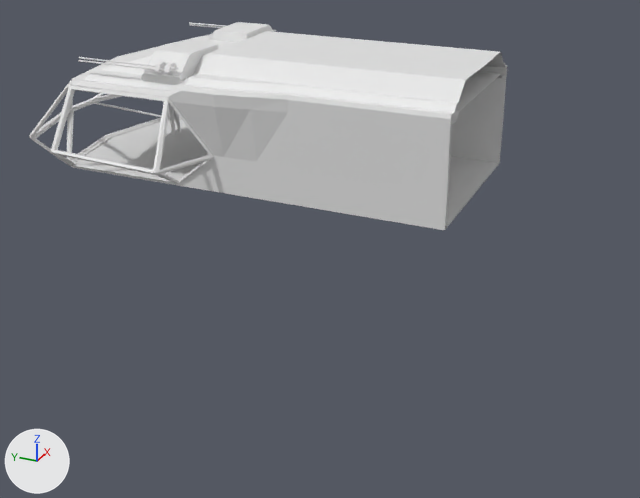
Two versions of the Blender file Assets/Models/mothership.blend, one commit apart.
Before and after are seen from a 50 mm lens placed at (-10.83, -6.15, 3.94), pointed at (-0.21, -1.37, -1.37). The lights are fixed; the arrows at lower left show +X, +Y and +Z.

The older version as bpy lines, for what is in view:
```python
me_cube = bpy.data.meshes.new('Cube')
me_cube.from_pydata(...)  # 423 vertices, 372 faces; spans x 0.0..2.21, y -3.52..2.85, z -0.25..1.49
me_polysurface11_polysurface12 = bpy.data.meshes.new('polySurface11 polySurface12')
me_polysurface11_polysurface12.from_pydata(...)  # 766 vertices, 1126 faces; spans x -4.0..4.0, y 0.0..21.6, z -2.2..1.6
me_polysurface11_polysurface12.polygons.foreach_set('use_smooth', [True] * 1126)
me_polysurface11_polysurface12.materials.append(mat_initialshadinggroup)  # white #e7e7e7
ob_cube = bpy.data.objects.new('Cube', me_cube)
ob_cube.location = (0.0, 0.0, 0.0)
_m = ob_cube.modifiers.new('Mirror', 'MIRROR')
ob_polysurface11_polysurface12 = bpy.data.objects.new('polySurface11 polySurface12', me_polysurface11_polysurface12)
ob_polysurface11_polysurface12.location = (0.59, 1.52, -0.23)
ob_polysurface11_polysurface12.rotation_euler = (1.571, 0.0, 3.142)  # degrees (90, 0, 180)
ob_polysurface11_polysurface12.scale = (0.0438, 0.0438, 0.0438)
```
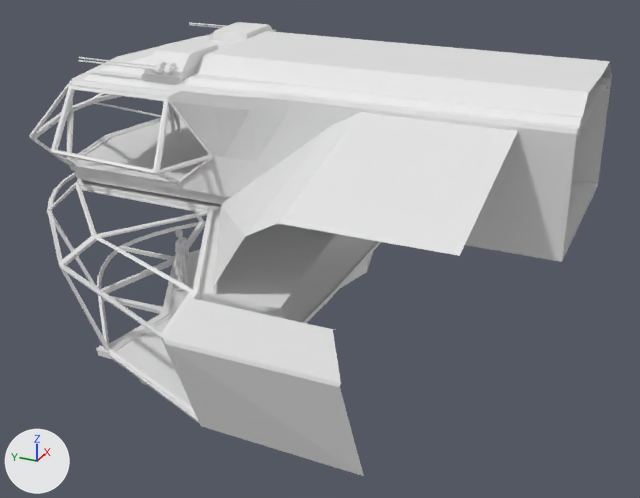
The change in detail:
me_cube is used by ob_cube; location (0.0, 0.0, 0.0).
me_cube had 423 vertices, 372 faces and spanned x 0.0..2.21, y -3.52..2.85, z -0.25..1.49.
me_cube now has 1116 vertices, 1002 faces and spans x 0.0..3.96, y -4.91..3.12, z -2.56..1.49.
me_cube part 1: 15 vertices moved from x 0.0..1.34, y -1.47..2.34, z -0.25..1.12 to x 0.0..1.34, y -1.47..2.34, z -0.3..1.12; 7 vertices removed from x 0.0..1.34, y -3.51..-0.04, z -0.25..1.12; 700 vertices added at x 0.0..3.96, y -4.91..3.12, z -2.56..1.45.
Object 'polySurface11 polySurface12.001' (ob_polysurface11_polysurface12_001) is new; it shows a copy of the mesh of ob_polysurface11_polysurface12.
Its location is (-0.83, 0.62, -2.12).
Its rotation in degrees is (90, 0, 180).
Its scale is (0.0438, 0.0438, 0.0438).

What differs and where, as boxes [x1, y1, x2, y2] in the pictures (640 x 498 px):
'Cube', reshaped (22% wider, 118% taller)
    before: [29, 22, 507, 230]
    after: [29, 22, 612, 476]
'polySurface11 polySurface12.001', added
    after: [174, 229, 189, 291]
part 1 of me_cube, built on
    before: [71, 80, 506, 230]
    after: [47, 51, 612, 476]
